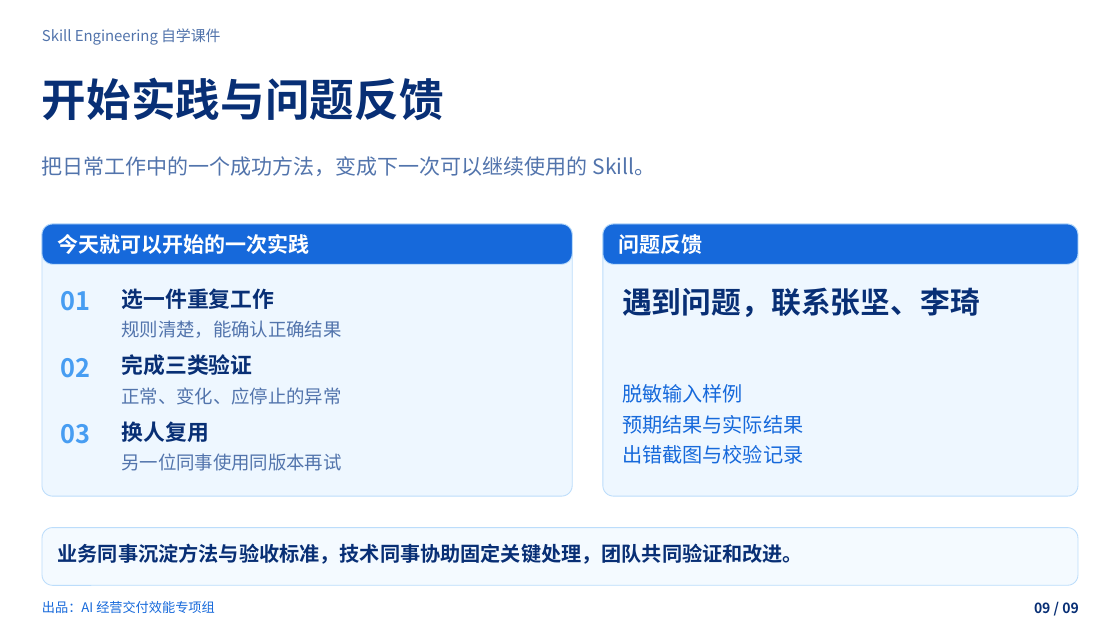
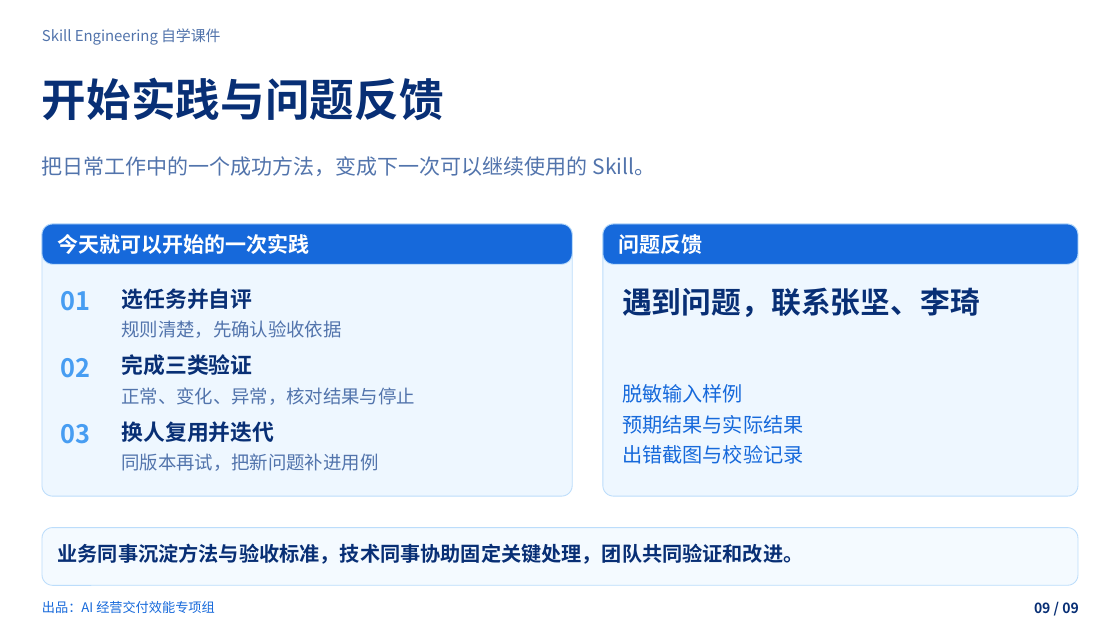
Before and after one commit to zhangjian0410/skill-engineering-guide, a slide deck: slide 9 of dist/downloads/skill-engineering.pptx. Drawn at 1120x630 pixels with LibreOffice and Linux fonts; fonts in the diff are those of the drawing; background and template pictures are left out. Boxes give left, top, right and bottom in pixels: in the first picture for what was removed or moved away, otherwise in the second. Text is boxed around its words. In the diff, an @@ line names an element or a change of style, - is before the commit and + after.

```diff
--- a/dist/downloads/skill-engineering.pptx
+++ b/dist/downloads/skill-engineering.pptx
@@ text at box(122, 288, 253, 309): text changed @@
-选一件重复工作
+选任务并自评
@@ text at box(122, 320, 342, 338): text changed @@
-规则清楚，能确认正确结果
+规则清楚，先确认验收依据
@@ text at box(122, 387, 415, 405): text changed @@
-正常、变化、应停止的异常
+正常、变化、异常，核对结果与停止
@@ text at box(122, 421, 275, 442): text changed @@
-换人复用
+换人复用并迭代
@@ text at box(122, 453, 379, 471): text changed @@
-另一位同事使用同版本再试
+同版本再试，把新问题补进用例
```
Also in this commit, not shown: 3 other slides changed, 26 other files.
